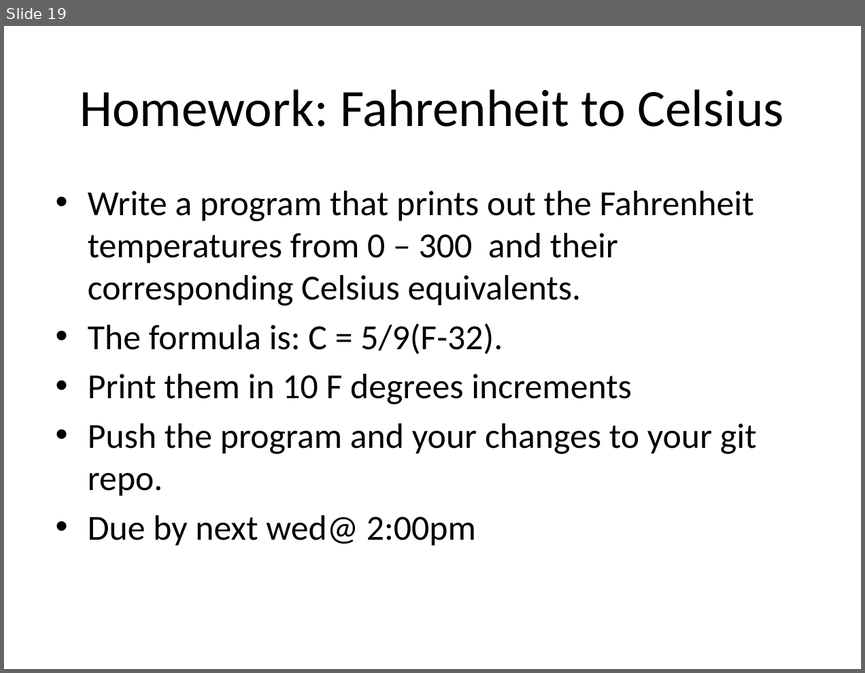
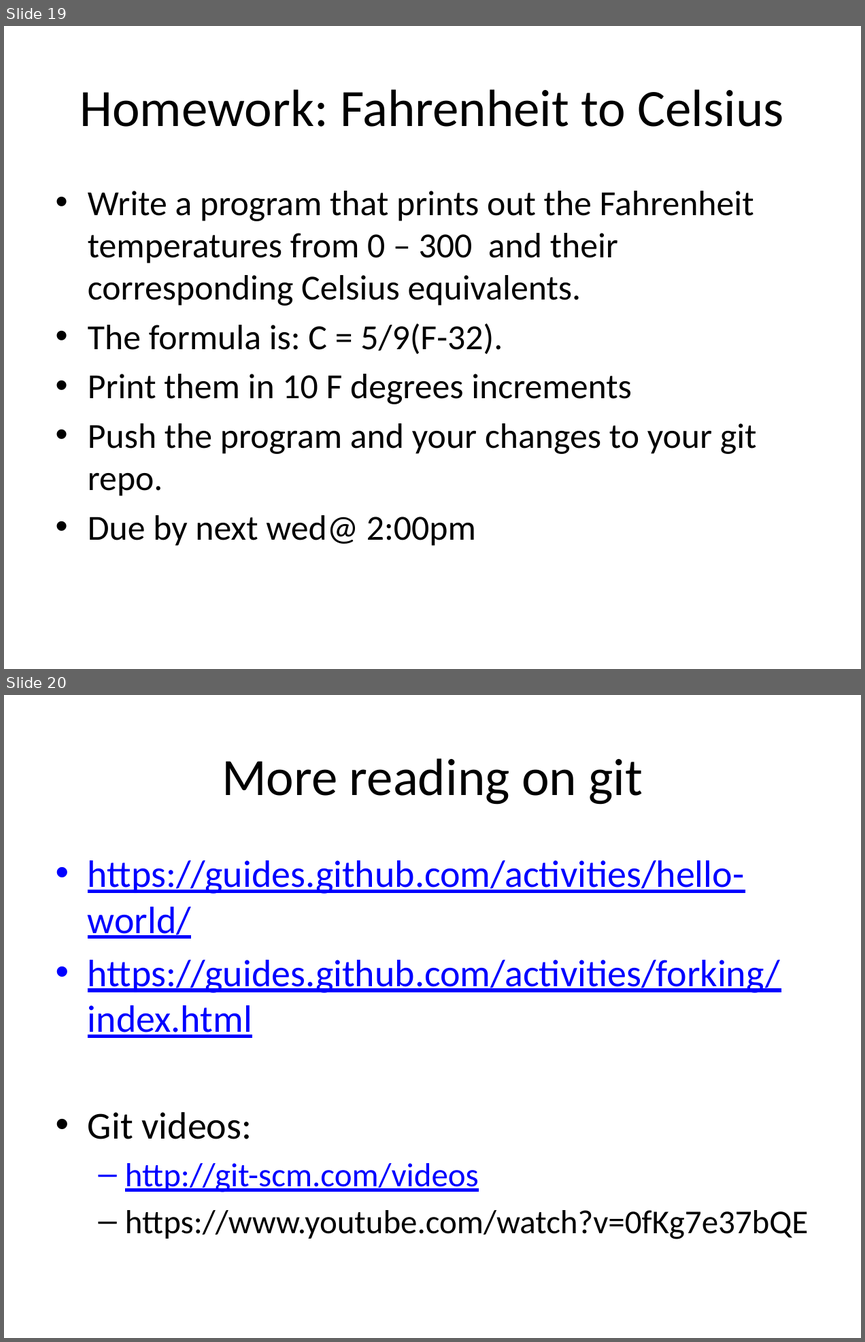
Before and after one commit to kinsidar/Spring2016, a slide deck: Slides/Lab1.pptx. Shown one above the other, each under a label of ours: slide 19 before the commit, slides 19 and 20 after it. The pictures are 865x673 and 865x1342 pixels, drawn with LibreOffice and Linux fonts; fonts in the diff are those of the drawing. Boxes give left, top, right and bottom in pixels: in the first picture for what was removed or moved away, otherwise in the second. Text is boxed around its words. In the diff, an @@ line names an element or a change of style, - is before the commit and + after.

Commit message:
added git resources

```diff
--- a/Slides/Lab1.pptx
+++ b/Slides/Lab1.pptx
@@ slide 20 added at (x1=4, y1=695, x2=861, y2=1338), background #FFFFFF @@
@@ title added at (x1=222, y1=758, x2=643, y2=804), 44 pt, text #000000 @@
+More reading on git
@@ text added at (x1=88, y1=860, x2=808, y2=1239), 32 pt, text #0000FF, underline @@
+• https://guides.github.com/activities/hello-world/
+• https://guides.github.com/activities/forking/index.html
+• Git videos:
+  – http://git-scm.com/videos
+  – https://www.youtube.com/watch?v=0fKg7e37bQE
```
